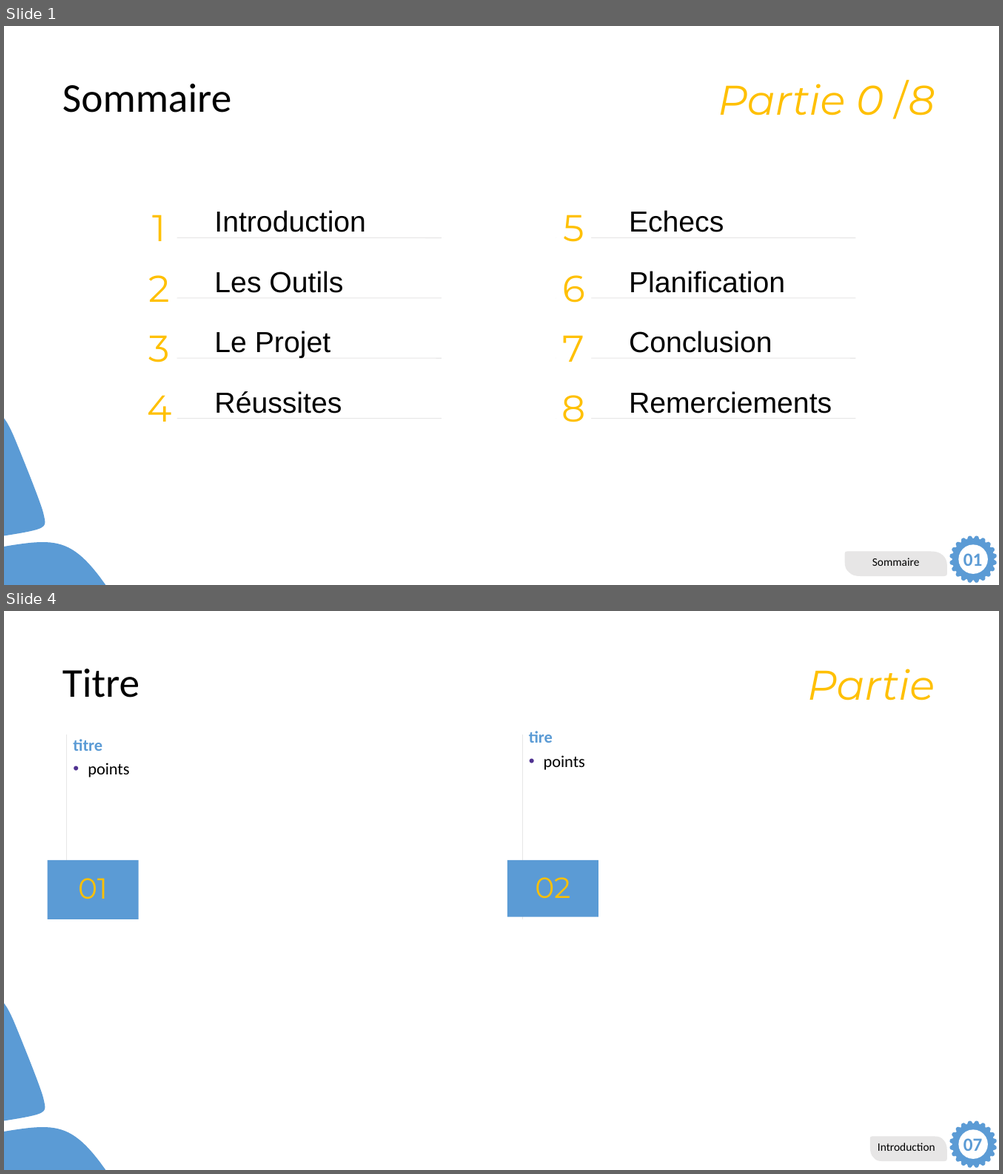
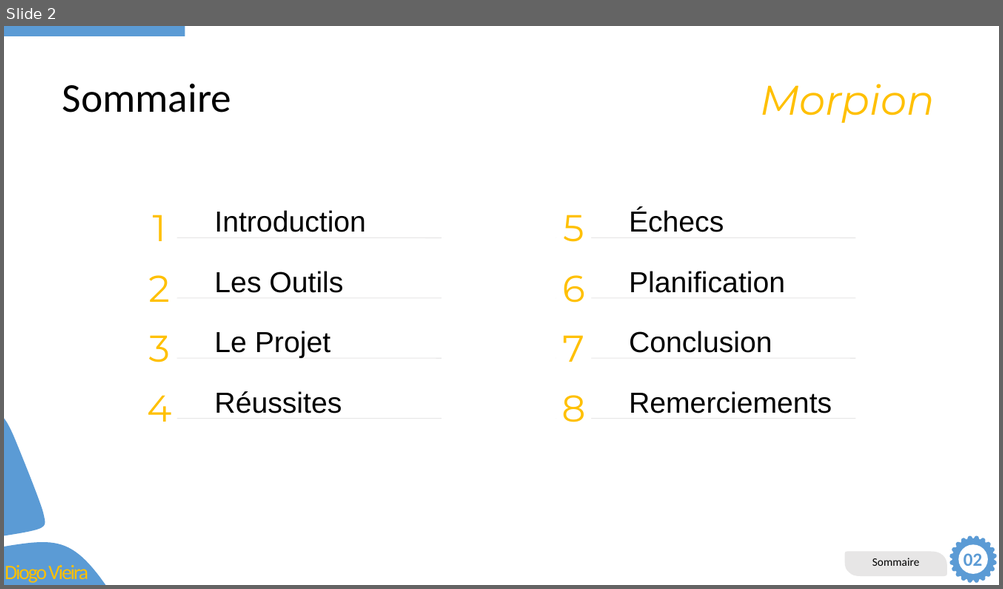
Before and after one commit to DiogoVieiraFerreira/Morpion_Pre-TPI, a slide deck: Dev/Présentation.pptx. Shown one above the other, each under a label of ours: slides 1 and 4 before the commit, slide 2 after it; the slides between them are not shown. The pictures are 1003x1174 and 1003x589 pixels, drawn with LibreOffice and Linux fonts; fonts in the diff are those of the drawing. Boxes give left, top, right and bottom in pixels: in the first picture for what was removed or moved away, otherwise in the second. Text is boxed around its words. In the diff, an @@ line names an element or a change of style, - is before the commit and + after.

```diff
--- a/Dev/Présentation.pptx
+++ b/Dev/Présentation.pptx
@@ slide 4 removed at [4, 611, 999, 1170], background #FFFFFF; not listed: 4 template elements that a slide beside it also shows @@
@@ title removed at [62, 669, 139, 698] @@
-Titre
@@ text removed at [807, 669, 934, 701] @@
-Partie
@@ line removed from (67, 920) to (67, 735) @@
@@ text removed at [73, 739, 129, 777] @@
-titre
-  • points
@@ line removed from (523, 920) to (523, 735) @@
@@ text removed at [529, 731, 585, 770] @@
-tire
-  • points
@@ text removed at [47, 860, 138, 919] @@
-01
@@ text removed at [508, 860, 599, 917] @@
-02
@@ freeform shape removed at [871, 1137, 947, 1162] @@
-Introduction
@@ text removed at [963, 1139, 982, 1151] @@
-07
@@ what was slide 1 is now slide 2 @@
@@ slide 2 changed as well @@
@@ rectangle added at [4, 26, 185, 36], fill #5B9BD5 @@
@@ text at [760, 84, 934, 123]: text changed @@
-Partie 0 /8
+Morpion
@@ text at [629, 209, 723, 232]: text changed @@
-Echecs
+Échecs
@@ text at [963, 554, 982, 566]: text changed @@
-01
+02
@@ text added at [5, 562, 88, 583], 19.8 pt, text #FFC000 @@
+Diogo Vieira
```
Also in this commit, not shown: 3 other slides changed, 7 slides added, 1 other slide removed, 2 other files.
